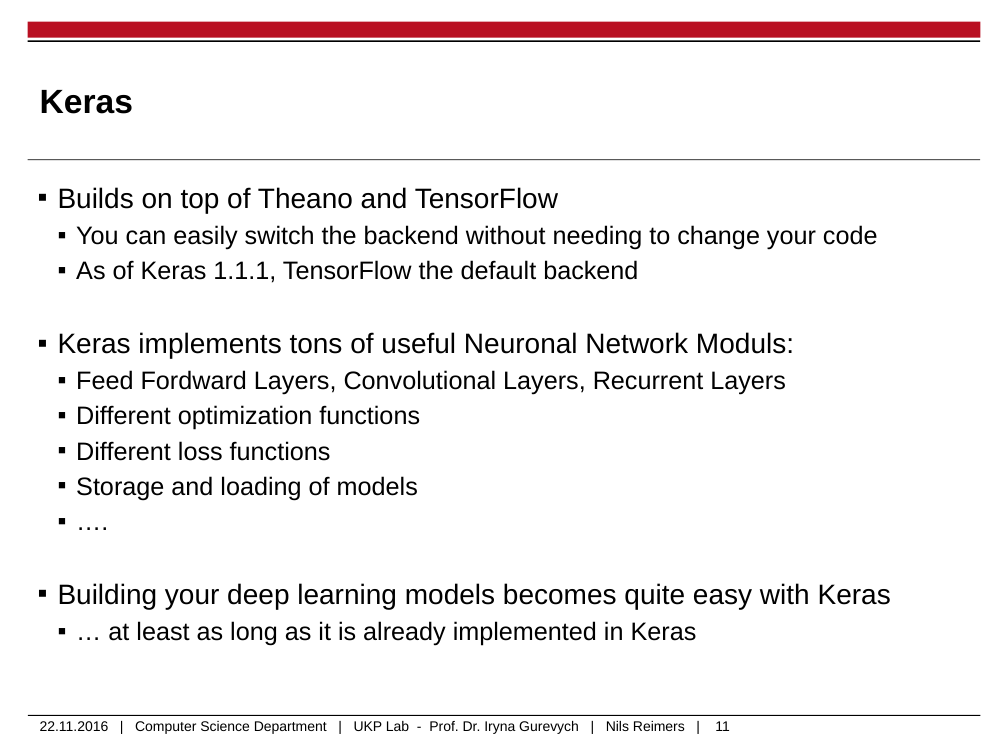
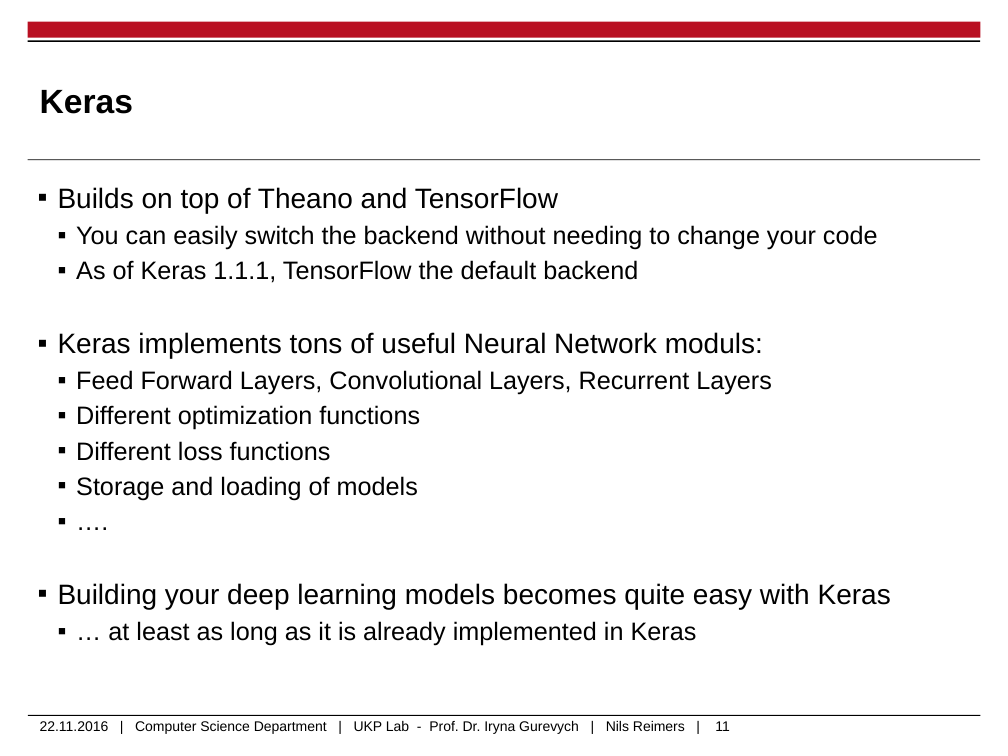
Before and after one commit to UKPLab/deeplearning4nlp-tutorial, a slide deck: slide 11 of 2016-11_Seminar/2_Theory_Frameworks.pptx. Drawn at 1008x756 pixels with LibreOffice and Linux fonts; fonts in the diff are those of the drawing; background and template pictures are left out. Boxes give left, top, right and bottom in pixels: in the first picture for what was removed or moved away, otherwise in the second. Text is boxed around its words. In the diff, an @@ line names an element or a change of style, - is before the commit and + after.

Commit message:
Slides update

```diff
--- a/2016-11_Seminar/2_Theory_Frameworks.pptx
+++ b/2016-11_Seminar/2_Theory_Frameworks.pptx
@@ text at [58,332,772,395]: text changed @@
-▪ Keras implements tons of useful Neuronal Network Moduls:
-  ▪ Feed Fordward Layers, Convolutional Layers, Recurrent Layers
+▪ Keras implements tons of useful Neural Network moduls:
+  ▪ Feed Forward Layers, Convolutional Layers, Recurrent Layers
```
Also in this commit, not shown: 8 other files.
